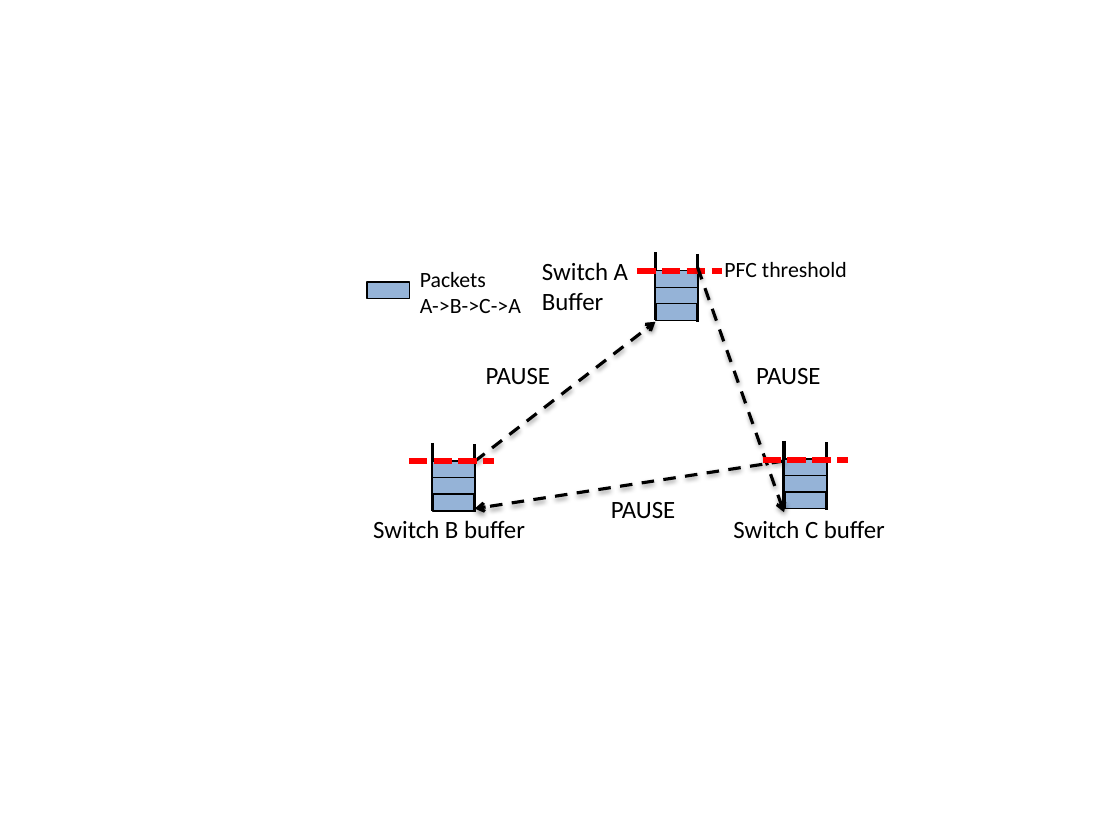
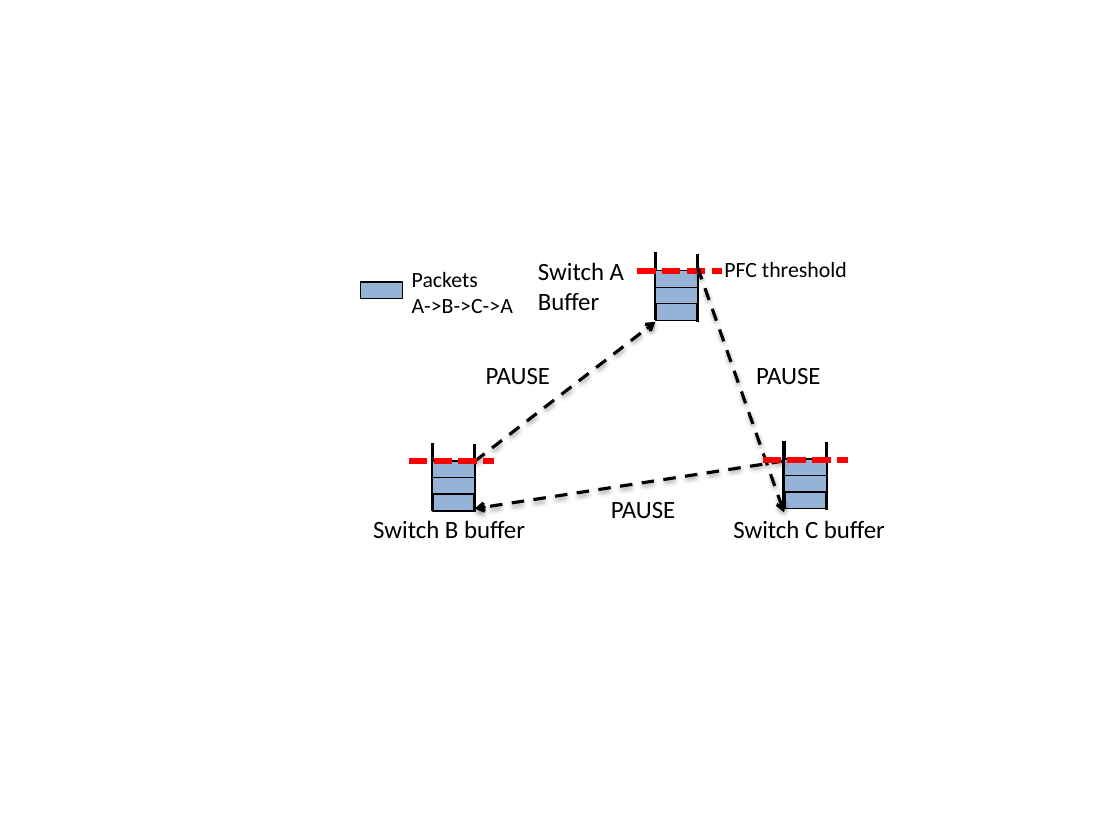
Before and after one commit to jitupadhye-zz/pfcdeadlock, a slide deck: slide 1 of paper draft/figs/deadlock.pptx. Drawn at 1120x840 pixels with LibreOffice and Linux fonts; fonts in the diff are those of the drawing. Boxes give left, top, right and bottom in pixels: in the first picture for what was removed or moved away, otherwise in the second. Text is boxed around its words. In the diff, an @@ line names an element or a change of style, - is before the commit and + after.

```diff
--- a/paper draft/figs/deadlock.pptx
+++ b/paper draft/figs/deadlock.pptx
@@ text "Packets": place and size @@
-text "Packets" at [420,272,521,313]
+text "Packets" at [412,272,513,313]
@@ text "Switch A": place and size @@
-text "Switch A" at [542,262,628,311]
+text "Switch A" at [538,262,624,311]
@@ rectangle: place and size @@
-rectangle at [367,282,409,298]
+rectangle at [360,282,403,298]
```
Also in this commit, not shown: 4 other files.
